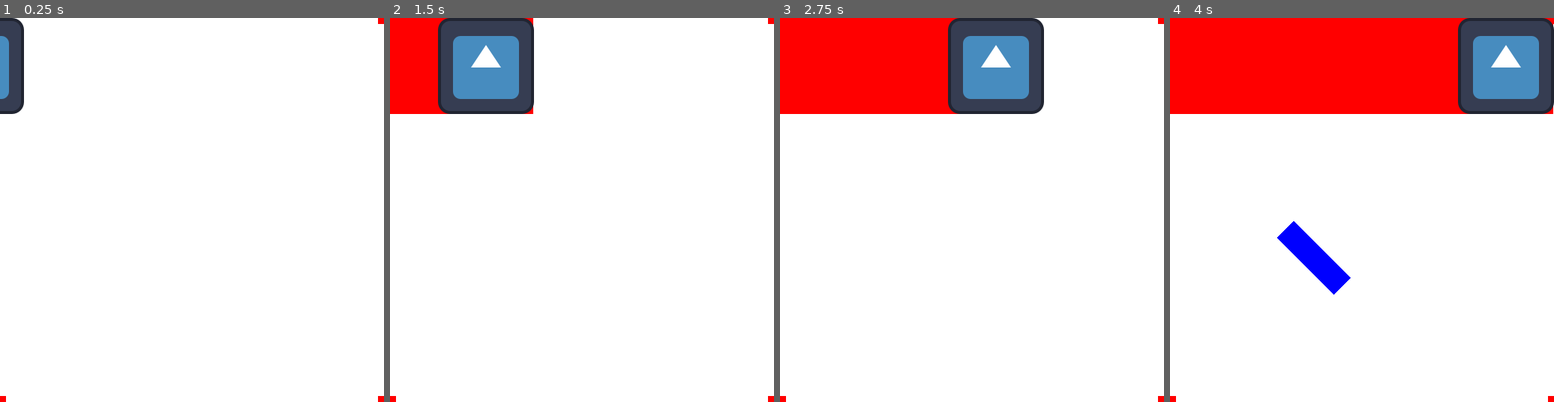
Above: before the commit, frames 1-4 (left to right).
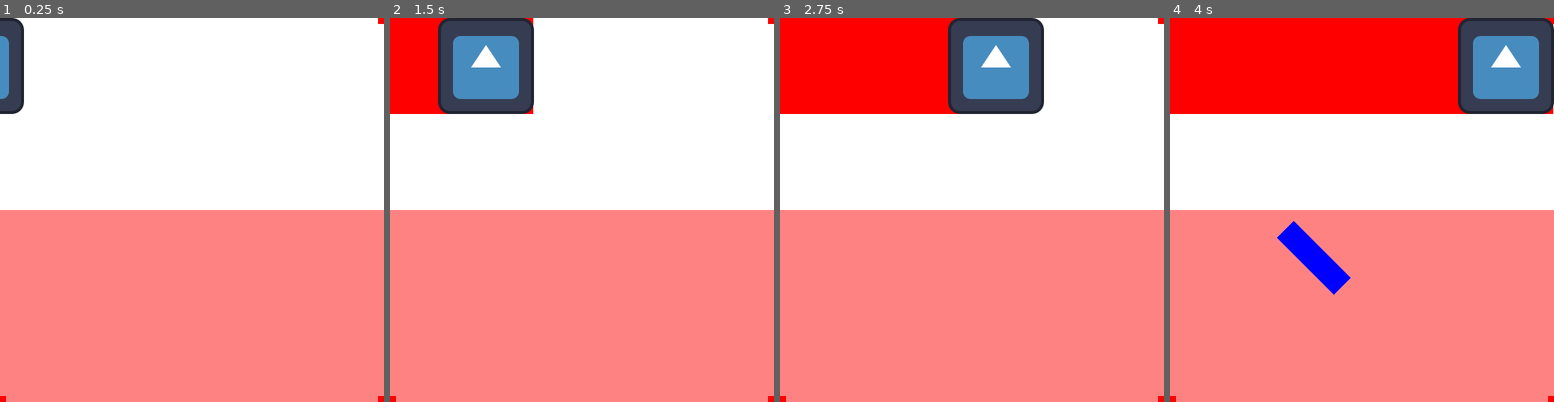
Above: after the commit, the same moments.

Repository: Mpprobst/ggj2026
Game: Godot game, scene res://levels/test.tscn
Two runs of this game, one before a commit and one after it. Both use one fixed random seed, a clock stepped at 60 frames per second and the inputs below. The engine's default icon, where the game draws it, is replaced by a stand-in: a white triangle on a blue panel in a dark square.
Inputs (mouse positions are in pixels of both pictures, inside the frame that each line leads up to):
- Up to frame 1 (0.25 s): no input
- Up to frame 2 (1.5 s): move the mouse to (666, 190) at 0.52 s; click (666, 190) at 0.67 s; click (670, 190) at 1.25 s
- Up to frame 3 (2.75 s): click (1060, 190) at 2.02 s
- Up to frame 4 (4 s): click (1450, 190) at 2.77 s; drag from (1285, 229) to (1342, 286) at 3.52 s

The runs differ from the first frame. In frame 1, 50% of the frame differs, in the area x 0-100%, y 50-100%; in frame 2, 50%; in frame 3, 50%; in frame 4, 49%.

Commit message:
set up level infrastructure

Diff:
--- a/data/level0.tres
+++ b/data/level0.tres
@@ -3,11 +3,13 @@
 [ext_resource type="Script" uid="uid://78n3gl4f5ex4" path="res://scripts/level_data.gd" id="1_b2q6w"]
 [ext_resource type="Script" uid="uid://bs753kce3wybo" path="res://scripts/brush_data.gd" id="1_hta1u"]
 [ext_resource type="Resource" uid="uid://doeauob6f1nct" path="res://data/brushes/brush_slow_red_128.tres" id="2_6i7lx"]
+[ext_resource type="Texture2D" uid="uid://dg4cu5ywtaahr" path="res://sprites/level0.png" id="3_uecdu"]
 [ext_resource type="Script" uid="uid://qjvhyw112rxr" path="res://scripts/brush_path.gd" id="3_xbuhm"]
 [ext_resource type="Resource" uid="uid://cbgqq7y7fh2oi" path="res://data/paths/snakehoriz.tres" id="4_xbuhm"]
 
 [resource]
 script = ExtResource("1_b2q6w")
+goal = ExtResource("3_uecdu")
 brushes = Array[ExtResource("1_hta1u")]([ExtResource("2_6i7lx")])
 paths = Array[ExtResource("3_xbuhm")]([ExtResource("4_xbuhm")])
 metadata/_custom_type_script = "uid://78n3gl4f5ex4"
--- a/levels/test.tscn
+++ b/levels/test.tscn
@@ -21,12 +21,12 @@
 tape_container = NodePath("../SubViewportContainer/MaskingViewport/TapeContainer")
 paint_manager = NodePath("../PaintManager")
 
-[node name="PaintManager" type="Node2D" parent="." unique_id=738972919 node_paths=PackedStringArray("canvas", "viewport_mask")]
-position = Vector2(-256, -256)
+[node name="PaintManager" type="Node2D" parent="." unique_id=738972919 node_paths=PackedStringArray("canvas", "viewport_mask", "goal_image")]
 script = ExtResource("1_pnvjf")
 canvas = NodePath("../SubViewportContainer/MainViewport/Canvas")
 viewport_mask = NodePath("../SubViewportContainer/MaskingViewport")
 brush_prefab = ExtResource("6_6g8e2")
+goal_image = NodePath("../SubViewportContainer/MainViewport/GoalImage")
 
 [node name="SubViewportContainer" type="SubViewportContainer" parent="." unique_id=438805184]
 anchors_preset = 15
@@ -44,6 +44,10 @@
 texture = ExtResource("1_72lju")
 centered = false
 offset = Vector2(-703.16, -256)
+
+[node name="GoalImage" type="Sprite2D" parent="SubViewportContainer/MainViewport" unique_id=963508272]
+modulate = Color(1, 1, 1, 0.49019608)
+offset = Vector2(256, 256)
 
 [node name="Canvas" type="Sprite2D" parent="SubViewportContainer/MainViewport" unique_id=543270012 node_paths=PackedStringArray("painted_tex")]
 centered = false
--- a/scripts/level_data.gd
+++ b/scripts/level_data.gd
@@ -1,6 +1,6 @@
 extends Resource
 class_name LevelData
 
-@export var goal : Image
+@export var goal : Texture2D
 @export var brushes : Array[BrushData]
 @export var paths : Array[BrushPath]
--- a/scripts/paint_manager.gd
+++ b/scripts/paint_manager.gd
@@ -5,6 +5,7 @@
 @export var canvas : PaintableSurface
 @export var viewport_mask : SubViewport
 @export var brush_prefab : PackedScene
+@export var goal_image : Sprite2D
 
 var tapes : Array[Tape]
 var brushes : Array[PaintBrush]
@@ -32,6 +33,7 @@
 		brush.on_paint.connect(canvas.paint)
 		brush.on_destroy.connect(on_brush_end)
 		brush.initialize(leveldata.paths[i], leveldata.brushes[i])
+	goal_image.texture = leveldata.goal
 
 func on_brush_end(brush):
 	brushes.erase(brush)
Binary file added: sprites/level0.png
Not shown, added: sprites/level0.png.import
